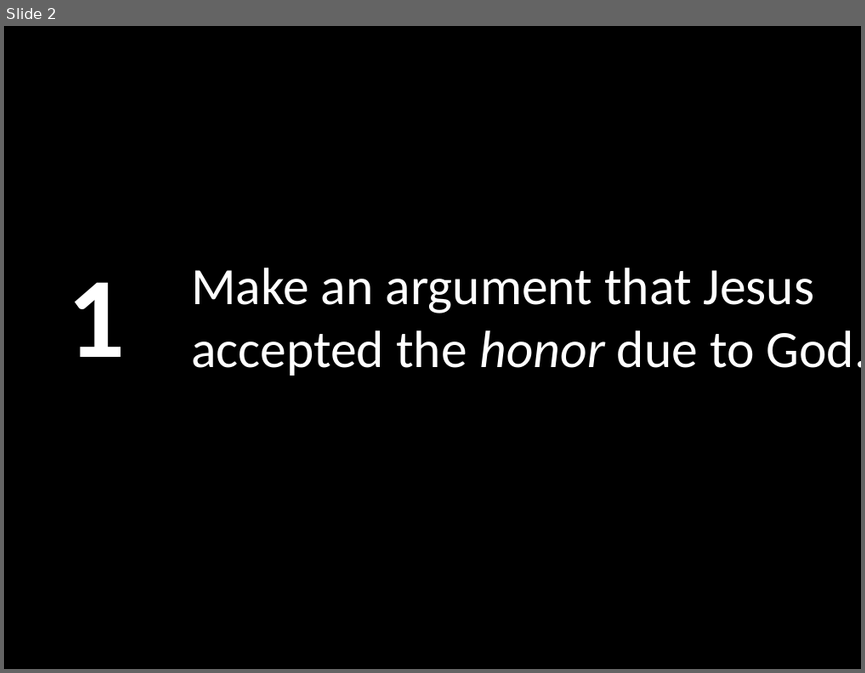
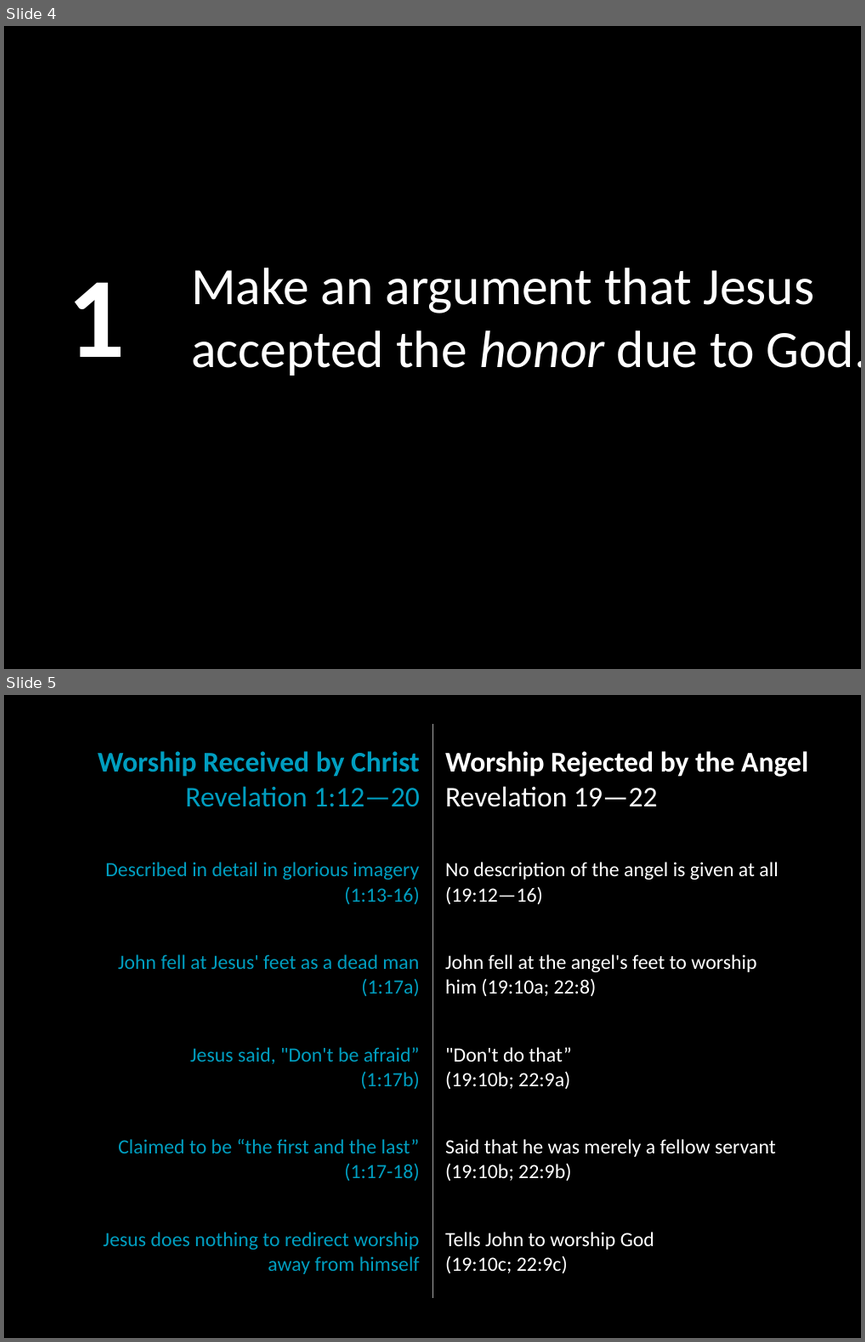
Before and after one commit to LukeMurphey/Ai1L, a slide deck: companion-website/public/files/20. Jesus didn't claim to be God.pptx. Shown one above the other, each under a label of ours: slide 2 before the commit, slides 4 and 5 after it. The pictures are 865x673 and 865x1342 pixels, drawn with LibreOffice and Linux fonts; fonts in the diff are those of the drawing. Boxes give left, top, right and bottom in pixels: in the first picture for what was removed or moved away, otherwise in the second. Text is boxed around its words. In the diff, an @@ line names an element or a change of style, - is before the commit and + after.

```diff
--- a/companion-website/public/files/20. Jesus didn't claim to be God.pptx
+++ b/companion-website/public/files/20. Jesus didn't claim to be God.pptx
@@ slide 5 added at (4, 695, 861, 1338), background #000000 @@
@@ table added at (14, 723, 851, 1292), 6 rows, 2 columns @@
+Worship Received by Christ Revelation 1:12—20 | Worship Rejected by the Angel / Revelation 19—22
+Described in detail in glorious imagery / (1:13-16) | No description of the angel is given at all / (19:12—16)
+John fell at Jesus' feet as a dead man / (1:17a) | John fell at the angel's feet to worship / him (19:10a; 22:8)
+Jesus said, "Don't be afraid” / (1:17b) | "Don't do that” / (19:10b; 22:9a)
+Claimed to be “the first and the last” / (1:17-18) | Said that he was merely a fellow servant (19:10b; 22:9b)
+Jesus does nothing to redirect worship / away from himself | Tells John to worship God / (19:10c; 22:9c)
@@ what was slide 2 is now slide 4 @@
```
Also in this commit, not shown: 11 other slides added, 1 slide removed, 2 other files.
